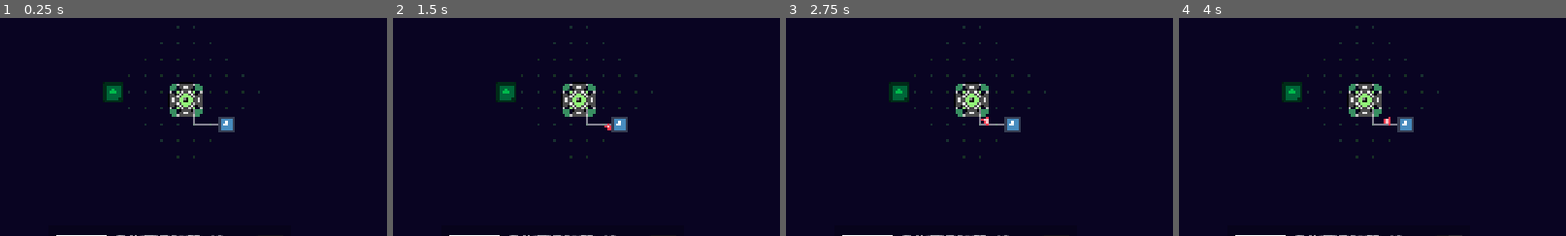
Above: before the commit, frames 1-4 (left to right).
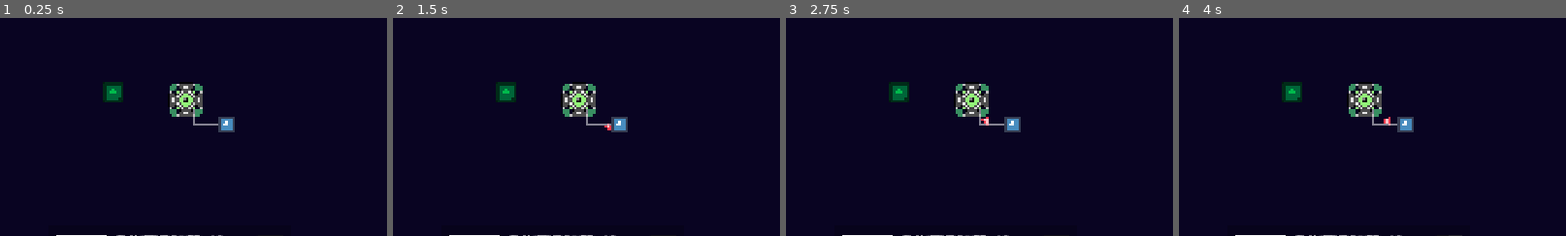
Above: after the commit, the same moments.

Repository: inf-35/tower-defense
Game: Godot game, scene res://island.tscn
Two runs of this game, one before a commit and one after it. Both use one fixed random seed, a clock stepped at 60 frames per second and the inputs below. The engine's default icon, where the game draws it, is replaced by a stand-in: a white triangle on a blue panel in a dark square.
Inputs (mouse positions are % of the whole screen's width and height, from its top left):
- Up to frame 1 (0.25 s): no input
- Up to frame 2 (1.5 s): click "Start Wave" at 0.5 s; click (97, 11) at 1.25 s
- Up to frame 3 (2.75 s): click (98, 11) at 2 s
- Up to frame 4 (4 s): click (62, 86) at 2.75 s; click (64, 86) at 3.5 s
The pictures show only the part of the screen within x 28-78%, y 35-85%; the shares and areas given below are measured in that part.

The runs differ from the first frame. In frame 1, 0.3% of the frame differs, in the area x 33-68%, y 3-65%; in frame 2, 0.3%; in frame 3, 0.3%; in frame 4, 0.3%.
Error in both runs: Invalid access to property or key 'type' on a base object of type 'Nil'. (res://UI/inspector.gd:160)

Commit message:
Refactored tile rendering system, ruins/killed system

Diff:
--- a/Scene Elements/island.gd
+++ b/Scene Elements/island.gd
@@ -19,6 +19,8 @@
 # --- constants ---
 const CELL_SIZE: int = 10
 const DIRS: Array[Vector2i] = [ Vector2i(1, 0), Vector2i(-1, 0), Vector2i(0, 1), Vector2i(0, -1) ]
+#configuration
+const _DEBUG_SHOW_NAVCOST: bool = false
 
 func _ready():
 	#register self with services that need references
@@ -67,8 +69,8 @@
 	tower.tower_position = cell
 	tower.set_initial_behaviour_state(initial_state)
 	add_child(tower)
-
-	tower.died.connect(_on_tower_destroyed.bind(tower), CONNECT_ONE_SHOT)
+	#NOTE: tower.died cannot be used here due to the ruins system
+	tower.tree_exiting.connect(_on_tower_destroyed.bind(tower), CONNECT_ONE_SHOT)
 
 	Player.add_to_used_capacity(Towers.get_tower_capacity(tower_type))
 	_update_adjacencies_around(cell)
@@ -92,11 +94,13 @@
 
 func update_navigation_grid() -> void:
 	Navigation.grid.clear()
+	print("UPDATE!")
 	for cell: Vector2i in terrain_base_grid:
 		var is_navigable: bool = Terrain.is_navigable(terrain_base_grid[cell])
 		var is_occupied: bool = tower_grid.has(cell)
 		if Terrain.is_navigable(terrain_base_grid[cell]):
 			if is_occupied:
+				print(Towers.Type.keys()[tower_grid[cell].type])
 				Navigation.grid[cell] = Towers.get_tower_navcost(tower_grid[cell].type)
 			else:
 				Navigation.grid[cell] = 0
@@ -104,6 +108,7 @@
 	Navigation.clear_field()
 
 	navigation_grid_updated.emit()
+	queue_redraw()
 
 func update_shore_boundary() -> void: #used for expansion
 	# simplified logic to find all land tiles adjacent to nothing
@@ -148,11 +153,37 @@
 
 # --- updated drawing logic ---
 func _draw() -> void:
-	# 1. draw base terrain
+	# 1. draw terrain outlines
+	# --- 1. identify the unique set of vertices to draw on ---
+	var vertices_to_draw: Dictionary[Vector2i, bool] = {} # use a dictionary as a hash set for automatic deduplication
+
+	# iterate through every cell that is part of the terrain
 	for cell_pos: Vector2i in terrain_base_grid:
-		var rect := Rect2(cell_pos * CELL_SIZE, Vector2(CELL_SIZE, CELL_SIZE))
-		var color := Terrain.get_color(terrain_base_grid[cell_pos])
-		draw_texture_rect(preload("res://Assets/grid_outline.svg"), rect.grow(-4.0), false, color)
+		# for each cell, we are interested in its four corner vertices.
+		# by adding all four to a dictionary, we ensure that shared vertices
+		# between adjacent cells are only stored once.
+		vertices_to_draw[cell_pos] = true                        # top-left corner
+		vertices_to_draw[cell_pos + Vector2i(1, 0)] = true       # top-right corner
+		vertices_to_draw[cell_pos + Vector2i(0, 1)] = true       # bottom-left corner
+		vertices_to_draw[cell_pos + Vector2i(1, 1)] = true       # bottom-right corner
+
+	# --- 2. load the texture resource once ---
+	var cross_texture: Texture2D = preload("res://Assets/grid_outline.svg")
+	var cross_size: Vector2 = cross_texture.get_size()
+	var cross_half_size: Vector2 = cross_size / 2.0
+	var cross_color: Color = Color.WHITE # define a base color for the crosses
+
+	# --- 3. render one cross at each unique vertex ---
+	for vertex_pos: Vector2i in vertices_to_draw:
+		# calculate the world position of the vertex (the grid line intersection)
+		var world_pos: Vector2 = Vector2(vertex_pos * CELL_SIZE) - Vector2.ONE * CELL_SIZE * 0.5
+
+		# calculate the rect needed to draw the texture *centered* on the vertex.
+		# we start at the world position and subtract half the texture's size.
+		var centered_rect := Rect2(world_pos, Vector2.ONE * CELL_SIZE)
+
+		# draw the texture at the calculated position
+		draw_texture_rect(cross_texture, centered_rect.grow(-4.0), false, cross_color)
 
 	# 2. draw previews on top
 	for choice_id: int in _preview_choices:
@@ -177,6 +208,12 @@
 				var center: Vector2 = Vector2(cell_pos * CELL_SIZE) + Vector2(CELL_SIZE, CELL_SIZE) * 0.5
 				var tower_color: Color = Color.CRIMSON if is_highlighted else Color.DARK_RED
 				draw_circle(center, CELL_SIZE * 0.4, tower_color)
+
+	#3 debug:
+	if _DEBUG_SHOW_NAVCOST:
+		for cell: Vector2i in Navigation.grid:
+			var score: int = Navigation.grid[cell]
+			draw_rect(Rect2(cell * CELL_SIZE, Vector2.ONE * CELL_SIZE), Color(score * 0.05, score * 0.05, score * 0.05))
 
 #static data access functions
 func get_tower_on_tile(cell: Vector2i):
--- a/Singletons/navigation.gd
+++ b/Singletons/navigation.gd
@@ -85,9 +85,6 @@
 
 #this function computes a local field and returns it
 #this is CRITICAL for thread safety, as it no longer writes to a shared global variable
-#NOTE: this function reads goal and grid in an unsafe manner.
-#the reason this code is acceptably safe is not because race conditions are impossible
-#but bc its resilient to stale data, and the write operations on grid are strictly controlled.
 func _build_flow_field(goal: Vector2i, ignore_walls: bool, p_grid: Dictionary[Vector2i, int]) -> Dictionary[Vector2i, Vector2i]:
 	var local_flow_field: Dictionary[Vector2i, Vector2i] = {}
 	if not p_grid.has(goal):
--- a/UnitComponents/tower.gd
+++ b/UnitComponents/tower.gd
@@ -40,6 +40,10 @@
 	if current_state == State.RUINED:
 		return
 
+	if Phases.current_phase != Phases.GamePhase.COMBAT_WAVE:
+		queue_free()
+		return
+
 	current_state = State.RUINED
 
 	# 1. register with the service
@@ -51,7 +55,6 @@
 	# 3. become non-blocking for pathfinding
 	self.blocking = false
 	References.island.update_navigation_grid()
-
 
 func enter_active_state() -> void:
 	if current_state == State.ACTIVE:
@@ -73,23 +76,13 @@
 	if is_instance_valid(health_component):
 		health_component.health = health_component.get_stat(modifiers_component, health_component.health_data, Attributes.id.MAX_HEALTH)
 
-func get_occupied_cells() -> Array[Vector2i]:
-	var cells: Array[Vector2i] = []
-	for x: int in size.x:
-		for y: int in size.y:
-			cells.append(tower_position + Vector2i(x,y))
-
-	return cells
-
-# override the base Unit's death behavior
 func on_killed() -> void:
-	# instead of dying, towers enter the ruin state when killed
 	enter_ruin_state(RuinService.RuinReason.KILLED)
 
 func sell():
 	if not abstractive and current_state == State.ACTIVE:
 		Player.flux += flux_value * 0.75
-		# selling a tower now also puts it into the ruin state
+		# selling a tower now also puts it into the ruin state (bypasses died.emit or killed)
 		enter_ruin_state(RuinService.RuinReason.SOLD)
 
 func _create_hitbox():
@@ -134,3 +127,11 @@
 
 		on_event.emit(event)
 	)
+
+func get_occupied_cells() -> Array[Vector2i]:
+	var cells: Array[Vector2i] = []
+	for x: int in size.x:
+		for y: int in size.y:
+			cells.append(tower_position + Vector2i(x,y))
+
+	return cells
--- a/UnitComponents/unit.gd
+++ b/UnitComponents/unit.gd
@@ -3,7 +3,7 @@
 
 signal on_event(event: GameEvent) #polymorphic event bus
 signal components_ready()
-signal died()
+signal died() ##fires upon unit death NOTE: tree_exiting should be used for complete tower destruction
 #core behaviours
 @export var incorporeal: bool ##this unit basically doesnt exist (think tower previews)
 @export var phasing: bool ##this unit can phase through walls NOTE: change navigation component's ignore_walls to modify pathfinding behaviour
@@ -84,17 +84,7 @@
 func _prepare_components() -> void:
 	unit_id = References.assign_unit_id() #assign this unit a unit id
 
-	died.connect(func():
-		if not self is Tower: #towers have their own flux value system
-			Player.flux += flux_value #reward player with flux
-		Targeting.clear_damage(self) #clear any damage that might be locked on to us
-
-		for effect_prototype: EffectPrototype in effect_prototypes:
-			remove_effect(effect_prototype) #detach effects
-
-		queue_free()
-	)
-
+	died.connect(on_killed)
 	if graphics != null:
 		var unit_effects_shader_material: ShaderMaterial = ShaderMaterial.new()
 		unit_effects_shader_material.shader = preload("res://Shaders/unit_effects.gdshader")
@@ -316,11 +306,17 @@
 	else:
 		CombatManager.resolve_hit(hit, delivery_data)
 
-# this is a new virtual function that deals with actual death
-# by default, it just emits the 'died' signal for immediate destruction.
+# this is a new virtual function that deals with actual death (connects to the died signal)
 # towers will override this with their ruin logic.
 func on_killed() -> void:
-	died.emit()
+	if not self is Tower: #towers have their own flux value system
+		Player.flux += flux_value #reward player with flux
+	Targeting.clear_damage(self) #clear any damage that might be locked on to us
+
+	for effect_prototype: EffectPrototype in effect_prototypes:
+		remove_effect(effect_prototype) #detach effects
+
+	queue_free()
 
 func get_terrain_base() -> Terrain.Base: #retrieves terrain base at current position
 	return References.island.get_terrain_base(movement_component.cell_position)
--- a/Units/Towers/breach/breach.tres
+++ b/Units/Towers/breach/breach.tres
@@ -1,5 +1,6 @@
-[gd_resource type="Resource" script_class="TowerData" load_steps=3 format=3 uid="uid://dnuriafc2j7gw"]
+[gd_resource type="Resource" script_class="TowerData" load_steps=4 format=3 uid="uid://dnuriafc2j7gw"]
 
+[ext_resource type="Texture2D" uid="uid://0jheepvm47t4" path="res://Assets/palisade.svg" id="1_nrtjb"]
 [ext_resource type="Script" uid="uid://dplrswcru72f4" path="res://Content/tower_data.gd" id="1_utcy8"]
 [ext_resource type="PackedScene" uid="uid://ccf4np3sitvsx" path="res://Units/Towers/breach/breach.tscn" id="2_myhv2"]
 
@@ -8,7 +9,6 @@
 id = 9
 cost = 0.0
 required_capacity = 0.0
-max_level = 5
 element = 5
 tower_name = "Breach"
 tower_description = "Enemies spawn here."
--- a/island.tscn
+++ b/island.tscn
@@ -28,6 +28,6 @@
 script = ExtResource("3_fgmf3")
 
 [node name="PathRenderer" type="Node2D" parent="."]
-z_index = -1
+z_index = 1
 script = ExtResource("6_gljqa")
 metadata/_custom_type_script = "uid://bngvtmcvgq4vj"
